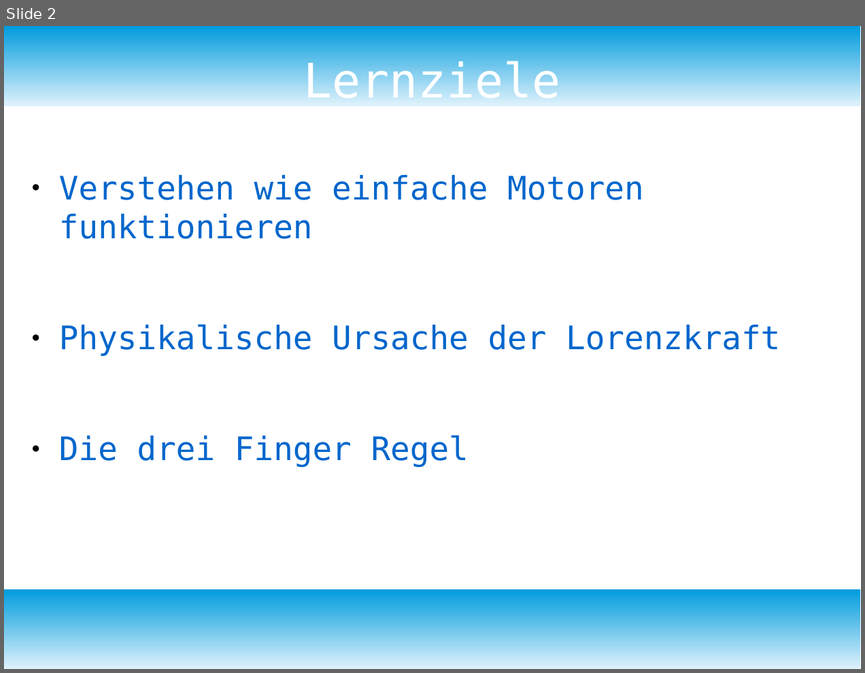
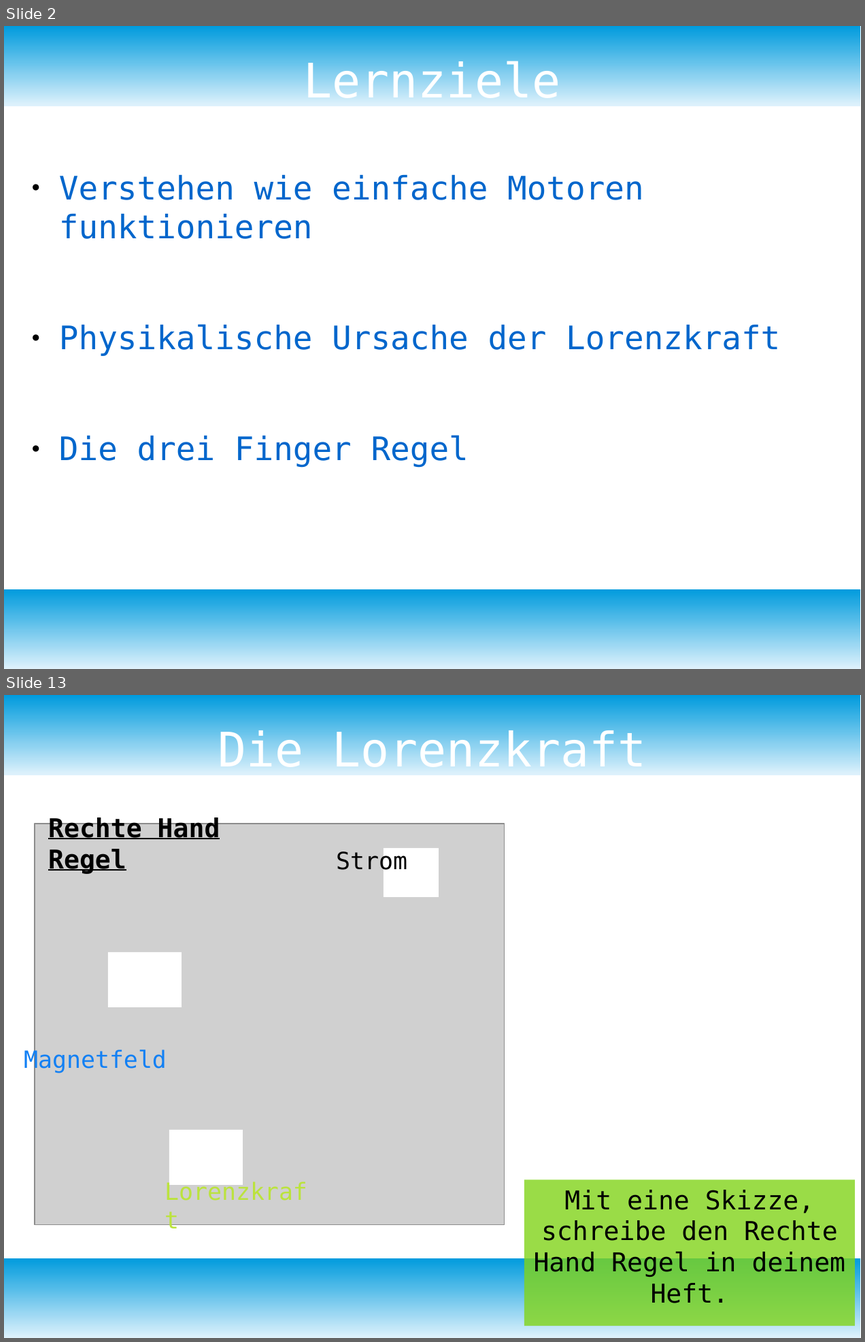
Before and after one commit to bearums/teaching, a slide deck: B5/physik/D12/2)Elektromagnetismus/05_HomopolarMotor/Homopolar_Motor.odp. Shown one above the other, each under a label of ours: slide 2 before the commit, slides 2 and 13 after it; the slides between them are not shown. The pictures are 865x673 and 865x1342 pixels, drawn with LibreOffice and Linux fonts; fonts in the diff are those of the drawing; grey boxes stand for pictures. Boxes give left, top, right and bottom in pixels: in the first picture for what was removed or moved away, otherwise in the second. Text is boxed around its words. In the diff, an @@ line names an element or a change of style, - is before the commit and + after.

```diff
--- a/B5/physik/D12/2)Elektromagnetismus/05_HomopolarMotor/Homopolar_Motor.odp
+++ b/B5/physik/D12/2)Elektromagnetismus/05_HomopolarMotor/Homopolar_Motor.odp
@@ slide 13 added at [4,695,861,1338], background #FFFFFF; not listed: 2 template elements that a slide beside it also shows @@
@@ title added at [218,728,646,777], 44 pt, text #FFFFFF @@
+Die Lorenzkraft
@@ text added at [48,816,220,874], 24 pt, text #000000, bold, underline @@
+Rechte Hand Regel
@@ text added at [336,850,407,875], 22 pt, text #000000 @@
+Strom
@@ text added at [24,1049,167,1073], 22 pt, text #1280F4 @@
+Magnetfeld
@@ group added at [35,824,504,1225]: 3 rectangles, 1 picture @@
@@ text added at [157,1172,328,1243], 22 pt, text #BBE33D @@
+Lorenzkraft
@@ rectangle added at [524,1179,855,1325], fill #81D41A at 80% opacity, 24 pt, text #000000 @@
+Mit eine Skizze, schreibe den Rechte Hand Regel in deinem Heft.
```
Also in this commit, not shown: 4 slides changed, 13 other slides added, 11 other files.
